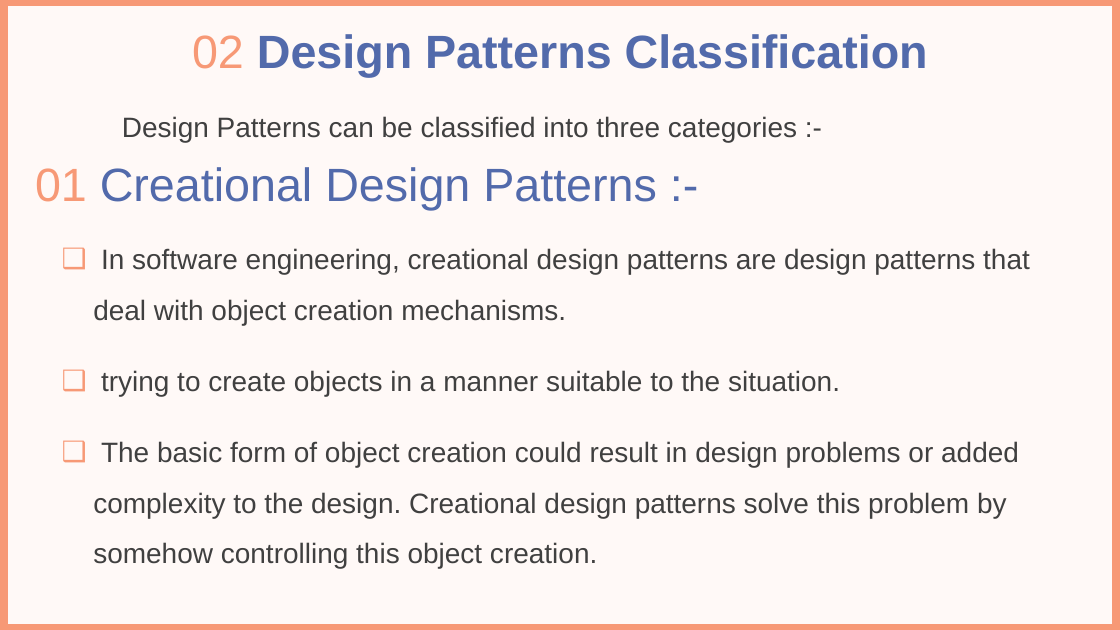
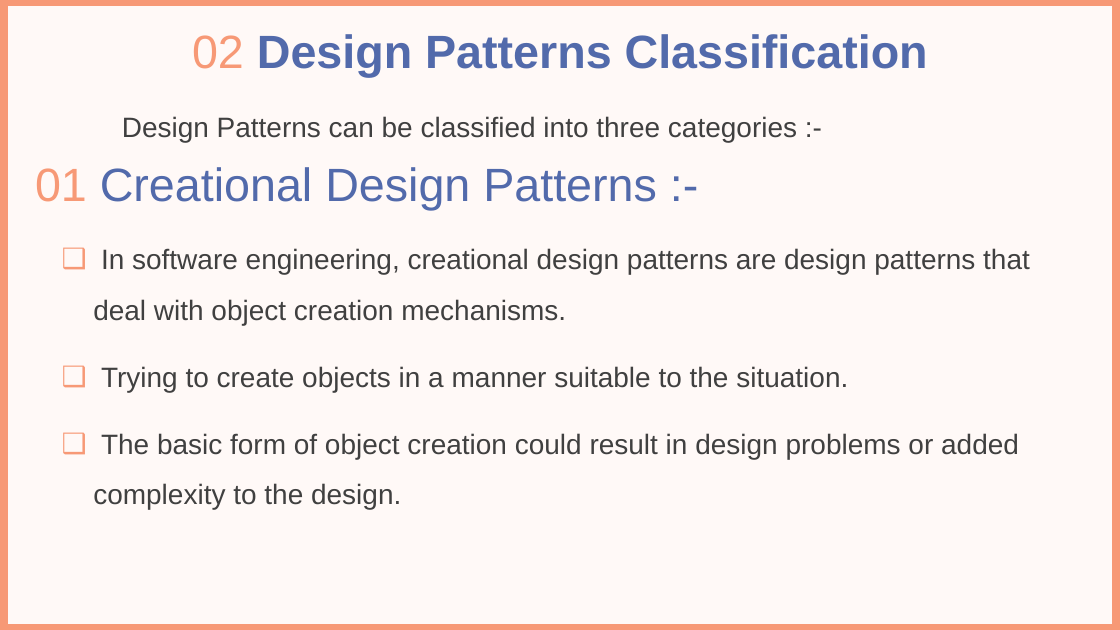
Before and after one commit to ahmedhammad111/SWE, a slide deck: slide 6 of SWE.pptx. Drawn at 1120x630 pixels with LibreOffice and Linux fonts; fonts in the diff are those of the drawing; background and template pictures are left out. Boxes give left, top, right and bottom in pixels: in the first picture for what was removed or moved away, otherwise in the second. Text is boxed around its words. In the diff, an @@ line names an element or a change of style, - is before the commit and + after.

```diff
--- a/SWE.pptx
+++ b/SWE.pptx
@@ text at (x1=101, y1=366, x2=848, y2=392): text changed @@
-❑ trying to create objects in a manner suitable to the situation.
+❑ Trying to create objects in a manner suitable to the situation.
@@ text at (x1=93, y1=433, x2=1019, y2=510): text changed @@
-❑ The basic form of object creation could result in design problems or added complexity to the design. Creational design patterns solve this problem by somehow controlling this object creation.
+❑ The basic form of object creation could result in design problems or added complexity to the design.
```
Also in this commit, not shown: 27 other slides changed, 3 slides added, 2 slides removed, 3 other files.
